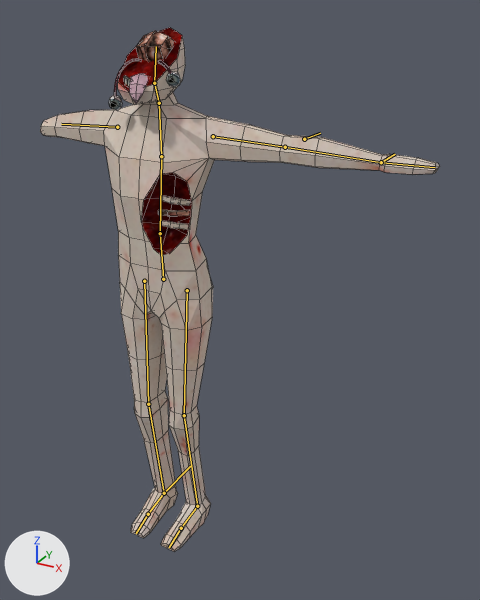
The Blender file Assets/Models/Shade.blend, before and after one commit.
The view is the same before and after, from a camera (50 mm lens) standing at (1.47, -2.08, 2.22) and looking at (0.34, -0.02, 1.2). Arrows for +X, +Y and +Z are at lower left; the lights stay in place. The older version comes first. The bones that change, and the others that lie on the model, are drawn over the model as lines. Mesh edges are drawn as thin lines.

In view in the first picture: 'BezierCurve'.
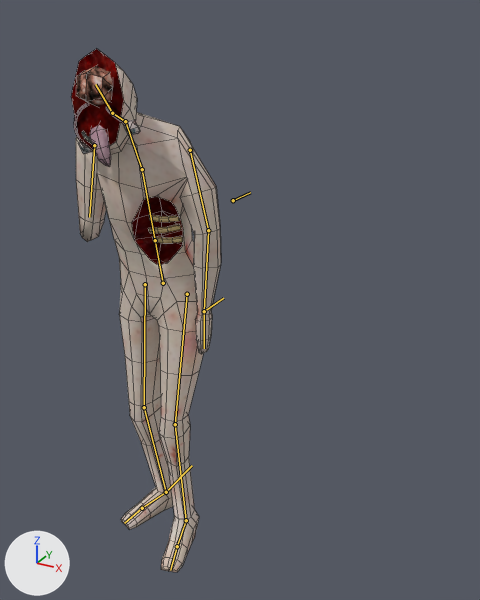
The newer file adds an action. The first version stands in its rest pose; the second is drawn at frame 1 of the action 'Idle'.

Boxes (x1, y1, x2, y2) around the edits, measured in the pictures (480 x 600 px):
'BezierCurve', posed (62% narrower): before (40, 27, 440, 551); after (71, 49, 221, 572)
bone 'Hip', root to tip: before (163, 279) to (160, 233); after (163, 283) to (155, 240)
bone 'Spine', root to tip: before (160, 233) to (161, 156); after (155, 240) to (142, 169)
bone 'Shoulder', root to tip: before (161, 156) to (159, 103); after (142, 169) to (125, 121)
bone 'Neck', root to tip: before (159, 103) to (154, 83); after (125, 121) to (112, 113)
bone 'Arm.R', root to tip: before (117, 127) to (61, 124); after (94, 145) to (89, 217)
bone 'Foot.L', root to tip: before (197, 506) to (181, 528); after (186, 520) to (177, 546)
bone 'Foot.R', root to tip: before (164, 493) to (148, 514); after (166, 492) to (142, 508)
bone 'Leg IK.R', root to tip: before (164, 493) to (190, 466); after (166, 492) to (192, 465)
bone 'Arm IK.L', root to tip: before (381, 162) to (395, 154); after (204, 311) to (223, 298)
bone 'Arm Pole.L', root to tip: before (304, 139) to (320, 133); after (233, 200) to (250, 192)

What changed in the scene script:
```text
Change bone_hip:
    where bone_hip = bpy.data.objects['Armature'].pose.bones['Hip']
    bone_hip.location: (0.0, 0.0, 0.0) -> (0.0, -0.02, 0.007)
    bone_hip.rotation_quaternion: (1.0, 0.0, 0.0, 0.0) -> (0.997, 0.073, 0.0, 0.0)  # degrees (0, 0, 0) -> degrees (8, 0, 0)
Change bone_spine:
    where bone_spine = bpy.data.objects['Armature'].pose.bones['Spine']  # child of 'Hip'
    bone_spine.rotation_quaternion: (1.0, 0.0, 0.0, 0.0) -> (0.996, 0.085, 0.0, 0.0)  # degrees (0, 0, 0) -> degrees (10, 0, 0)
Change bone_shoulder:
    where bone_shoulder = bpy.data.objects['Armature'].pose.bones['Shoulder']  # child of 'Spine'
    bone_shoulder.rotation_quaternion: (1.0, 0.0, 0.0, 0.0) -> (0.999, 0.045, 0.0, 0.0)  # degrees (0, 0, 0) -> degrees (5, 0, 0)
Change bone_neck:
    where bone_neck = bpy.data.objects['Armature'].pose.bones['Neck']  # child of 'Shoulder'
    bone_neck.rotation_quaternion: (1.0, 0.0, 0.0, 0.0) -> (0.982, 0.189, 0.0, 0.0)  # degrees (0, 0, 0) -> degrees (22, 0, 0)
Change bone_arm_r:
    where bone_arm_r = bpy.data.objects['Armature'].pose.bones['Arm.R']  # child of 'Spine'
    bone_arm_r.location: (0.0, 0.0, 0.0) -> (-0.035, -0.005, 0.0)
    bone_arm_r.rotation_quaternion: (1.0, 0.0, 0.0, 0.0) -> (0.776, 0.134, 0.094, 0.61)  # degrees (0, 0, 0) -> degrees (19, -1, 76)
Change bone_foot_l:
    where bone_foot_l = bpy.data.objects['Armature'].pose.bones['Foot.L']  # child of 'Shin.L'
    bone_foot_l.rotation_quaternion: (1.0, 0.0, 0.0, 0.0) -> (0.988, -0.143, -0.003, -0.052)  # degrees (0, 0, 0) -> degrees (-16, -1, -6)
Change bone_foot_r:
    where bone_foot_r = bpy.data.objects['Armature'].pose.bones['Foot.R']  # child of 'Shin.R'
    bone_foot_r.rotation_quaternion: (1.0, 0.0, 0.0, 0.0) -> (0.993, -0.107, 0.02, -0.036)  # degrees (0, 0, 0) -> degrees (-12, 2, -4)
Change bone_leg_ik_l:
    where bone_leg_ik_l = bpy.data.objects['Armature'].pose.bones['Leg IK.L']
    bone_leg_ik_l.location: (0.0, 0.0, 0.0) -> (-0.012, -0.13, 0.0)
Change bone_leg_ik_r:
    where bone_leg_ik_r = bpy.data.objects['Armature'].pose.bones['Leg IK.R']
    bone_leg_ik_r.location: (0.0, 0.0, 0.0) -> (0.009, 0.021, 0.0)
Change bone_leg_pole_r:
    where bone_leg_pole_r = bpy.data.objects['Armature'].pose.bones['Leg Pole.R']
    bone_leg_pole_r.location: (0.0, 0.0, 0.0) -> (-0.002, -0.012, -0.067)
Change bone_arm_ik_l:
    where bone_arm_ik_l = bpy.data.objects['Armature'].pose.bones['Arm IK.L']
    bone_arm_ik_l.location: (0.0, 0.0, 0.0) -> (0.822, -0.164, -0.744)
Change bone_arm_pole_l:
    where bone_arm_pole_l = bpy.data.objects['Armature'].pose.bones['Arm Pole.L']
    bone_arm_pole_l.location: (0.0, 0.0, 0.0) -> (0.387, 0.091, -0.423)
```
